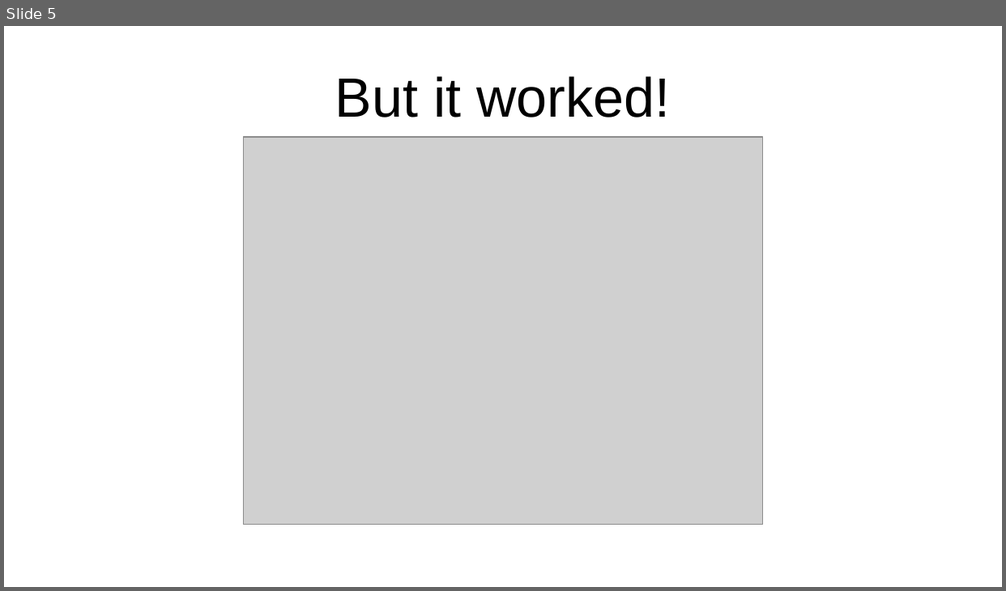
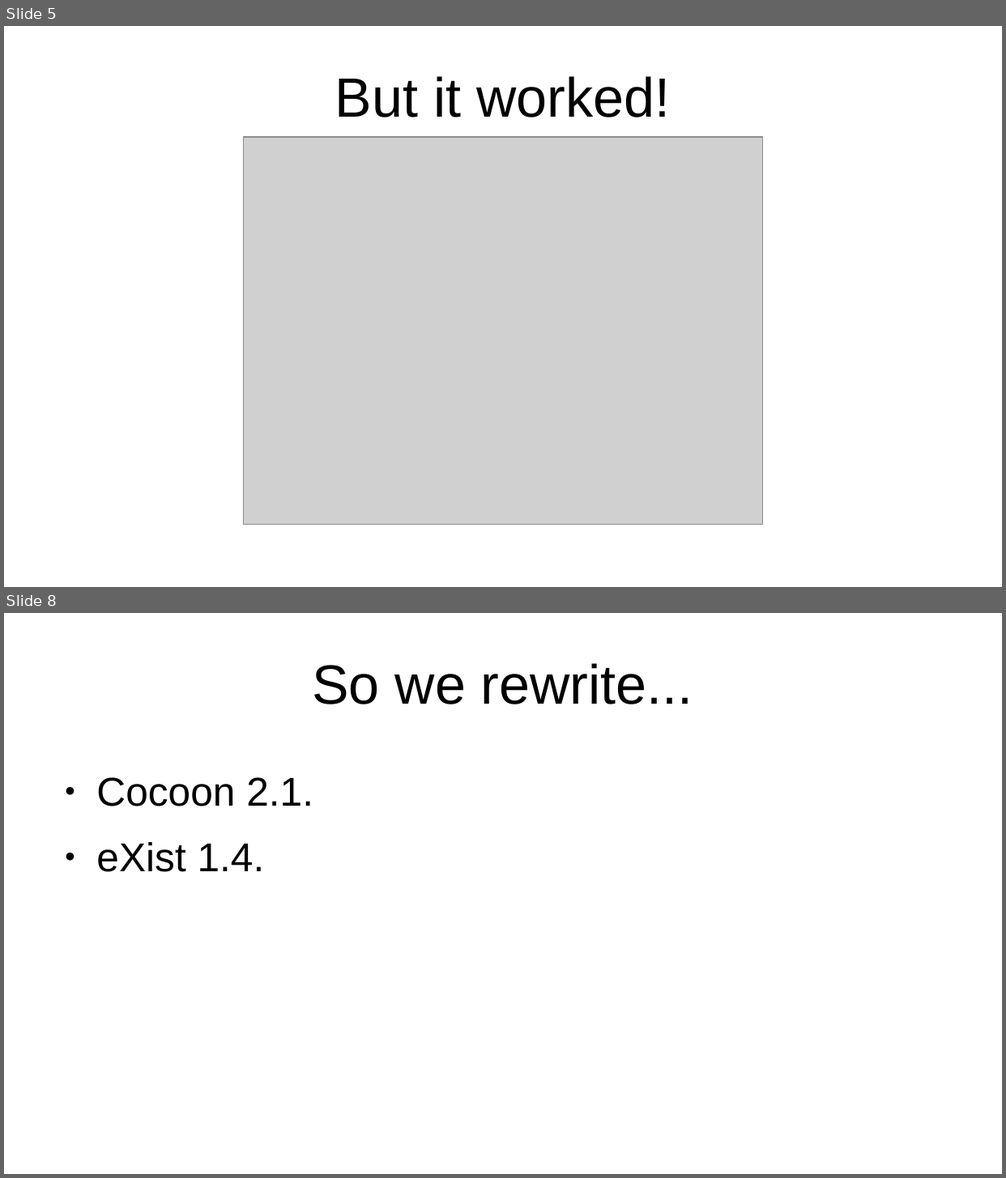
Before and after one commit to projectEndings/Endings, a slide deck: presentations/dhsi2019/how_we_finished_a_project.odp. Shown one above the other, each under a label of ours: slide 5 before the commit, slides 5 and 8 after it; the slides between them are not shown. The pictures are 1006x591 and 1006x1178 pixels, drawn with LibreOffice and Linux fonts; fonts in the diff are those of the drawing; grey boxes stand for pictures; background and template pictures are left out. Boxes give left, top, right and bottom in pixels: in the first picture for what was removed or moved away, otherwise in the second. Text is boxed around its words. In the diff, an @@ line names an element or a change of style, - is before the commit and + after.

```diff
--- a/presentations/dhsi2019/how_we_finished_a_project.odp
+++ b/presentations/dhsi2019/how_we_finished_a_project.odp
@@ slide 8 added at <box>4,613,1002,1174</box>, background #FFFFFF @@
@@ title added at <box>312,663,693,705</box>, 44 pt, text #000000 @@
+So we rewrite...
@@ text added at <box>96,777,313,872</box>, 32 pt, text #000000 @@
+● Cocoon 2.1.
+● eXist 1.4.
```
Also in this commit, not shown: 11 other slides added, 1 slide removed, 5 other files.
